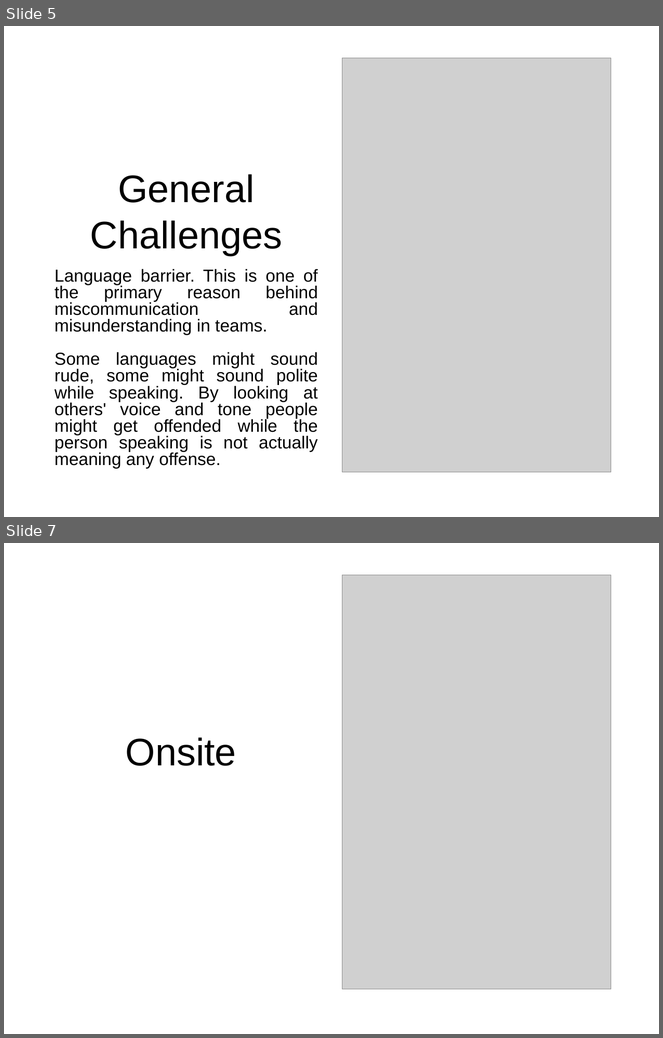
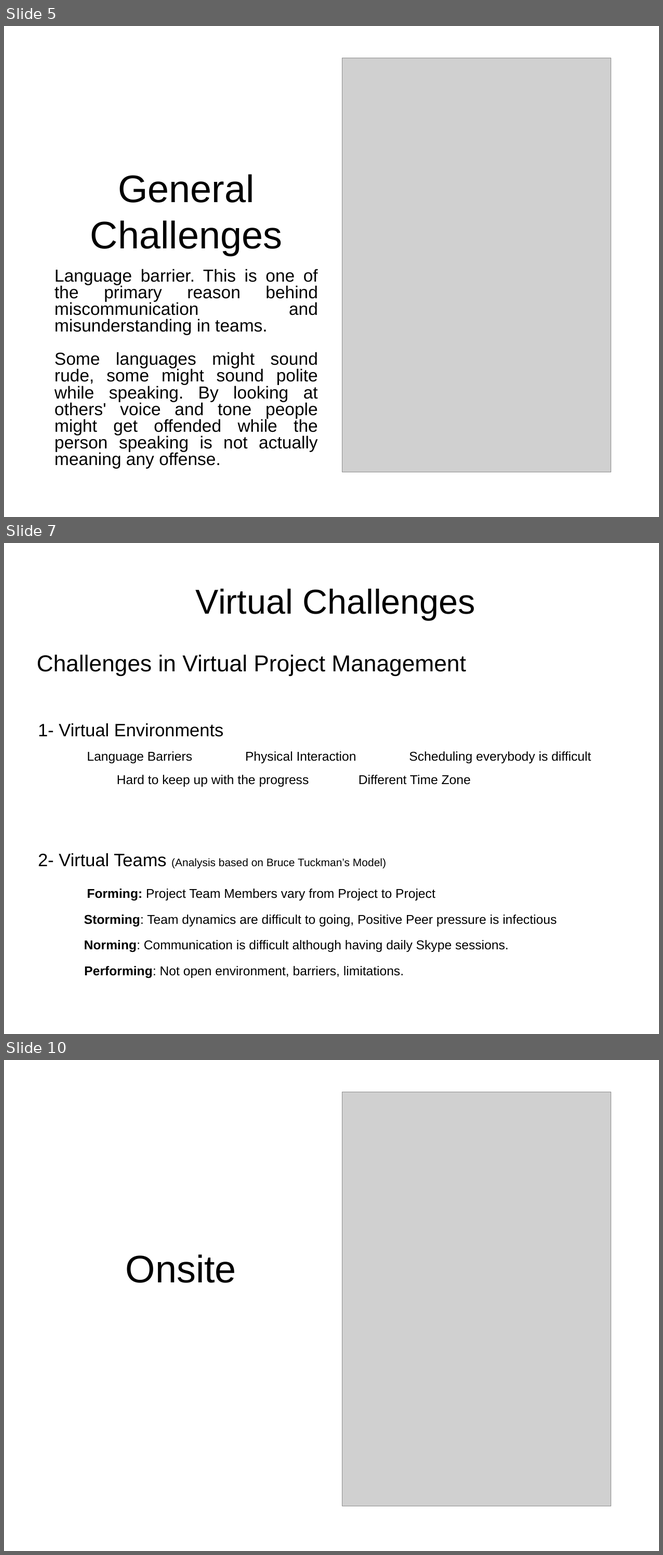
Before and after one commit to samiuljahan/IPM17, a slide deck: PPT.pptx. Shown one above the other, each under a label of ours: slides 5 and 7 before the commit, slides 5, 7 and 10 after it; the slides between them are not shown. The pictures are 663x1038 and 663x1555 pixels, drawn with LibreOffice and Linux fonts; fonts in the diff are those of the drawing; grey boxes stand for pictures. Boxes give left, top, right and bottom in pixels: in the first picture for what was removed or moved away, otherwise in the second. Text is boxed around its words. In the diff, an @@ line names an element or a change of style, - is before the commit and + after.

```diff
--- a/PPT.pptx
+++ b/PPT.pptx
@@ slide 7 added at [4,543,659,1034], background #FFFFFF @@
@@ title added at [196,589,475,620], 54 pt, text #000000 @@
+Virtual Challenges
@@ text added at [37,655,466,676], 36 pt, text #000000 @@
+Challenges in Virtual Project Management
@@ text added at [38,723,223,737], 28 pt, text #000000 @@
+1- Virtual Environments
@@ text added at [87,752,192,763], 20 pt, text #000000 @@
+        Language Barriers
@@ text added at [245,752,357,763], 20 pt, text #000000 @@
+        Physical Interaction
@@ text added at [409,752,591,763], 20 pt, text #000000 @@
+        Scheduling everybody is difficult
@@ text added at [117,775,309,787], 20 pt, text #000000 @@
+        Hard to keep up with the progress
@@ text added at [359,775,471,785], 20 pt, text #000000 @@
+        Different Time Zone
@@ text added at [38,853,386,869], 17 pt, text #000000 @@
+  2- Virtual Teams (Analysis based on Bruce Tuckman’s Model)
@@ text added at [87,889,436,901], 20 pt, text #000000 @@
+        Forming: Project Team Members vary from Project to Project
@@ text added at [84,915,557,927], 20 pt, text #000000 @@
+  Storming: Team dynamics are difficult to going, Positive Peer pressure is infectious
@@ text added at [84,940,509,953], 20 pt, text #000000 @@
+  Norming: Communication is difficult although having daily Skype sessions.
@@ text added at [84,966,404,978], 20 pt, text #000000 @@
+  Performing: Not open environment, barriers, limitations.
@@ what was slide 7 is now slide 10 @@
```
Also in this commit, not shown: 3 other slides added, 1 slide removed.
